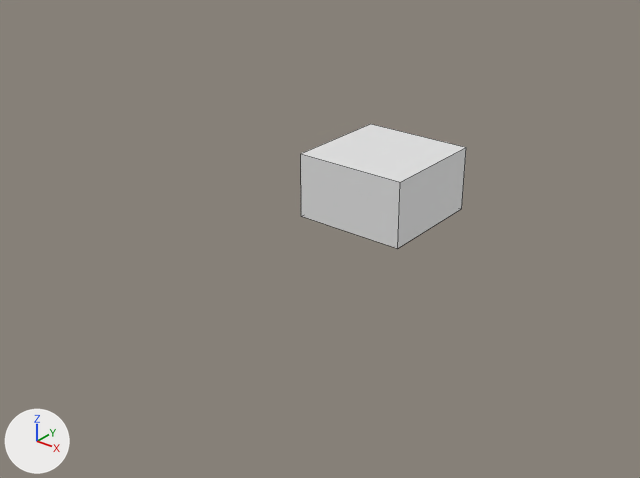
A saved change to the Blender file Level Meshes/Body Demo/Body Demo.blend.
Camera for both pictures: a camera (50 mm lens) standing at (55.8, -81.9, 44.3) and looking at (-10.2, 0.7, -6.9). The axes (+X, +Y, +Z) are drawn at lower left. The lights are the same throughout. Mesh edges are drawn as thin lines. Materials are left out; every surface is plain grey.

Names of what the first picture shows: 'Visible Mesh'.
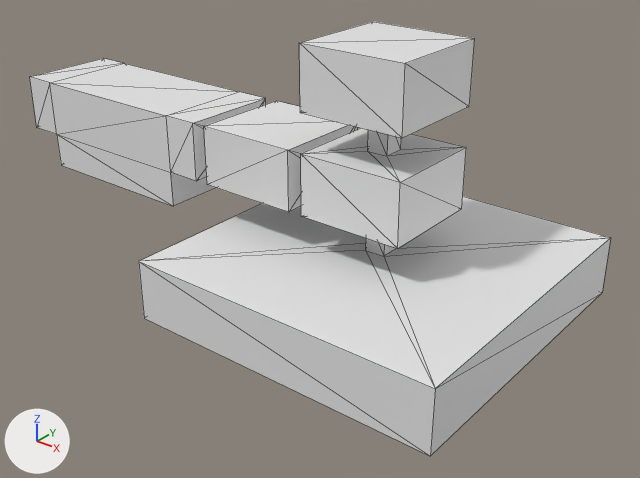
Commit message: Added to the Body Demo model

Diff of the bpy script that builds the scene:
```diff
--- a/Level Meshes/Body Demo/Body Demo.blend.py
+++ b/Level Meshes/Body Demo/Body Demo.blend.py
@@ me_cube_001 @@
 # used by ob_visible_mesh; location = (0.0, 0.0, 0.0)
-me_cube_001.from_pydata(...)  # 8 vertices, 6 faces; spans x -7.0..7.0, y -7.0..7.0, z 0.0..8.0
+me_cube_001.from_pydata(...)  # 264 vertices, 164 faces; spans x -60.0..21.0, y -21.0..21.0, z -13.0..21.0
+# me_cube_001 part 1
+# 6 faces are deleted
+# 122 vertices are added at x -60.0..21.0, y -21.0..21.0, z -13.0..21.0
+# 38 new vertices lie (0.0, 14.0, 0.0) away from vertices in x -60.0..7.0, y -7.0, z -5.0..21.0
+# 8 new vertices lie (0.0, 0.0, -8.0) away from vertices in x -25.0..-7.0, y -7.0..7.0, z 8.0
+# 8 new vertices lie (0.0, -5.6, 0.0) away from vertices in x -25.0..-7.0, y 7.0, z 0.0
+# 8 new vertices lie (0.0, 5.6, 0.0) away from vertices in x -25.0..-7.0, y -7.0, z 0.0
+# 8 new vertices lie (0.0, 0.0, 4.0) away from vertices in x -25.0..-7.0, y -1.4..1.4, z 0.0
+# 6 new vertices lie (2.8, 0.0, 0.0) away from vertices in x -1.4, y -1.4..1.4, z 0.0..13.0
+# 24 new vertices lie (0.0, 0.0, 8.0) away from vertices in x -60.0..21.0, y -21.0..21.0, z -13.0..13.0
+# 18 new vertices lie (0.0, 2.8, 0.0) away from vertices in x -25.0..1.4, y -1.4, z -5.0..13.0
+# 8 new vertices lie (2.8, 0.0, 0.0) away from vertices in x -1.4, y -1.4..1.4, z -5.0..13.0
+# 8 new vertices lie (2.0, 0.0, 0.0) away from vertices in x -25.0..-9.0, y -1.4..1.4, z 0.0..4.0
+# 164 new faces join them
```

Changed parts and their boxes (x1, y1, x2, y2) in the pictures (640 x 478 px):
'Visible Mesh', reshaped (251% wider, 245% taller): before (301, 124, 466, 249); after (30, 22, 611, 456)
